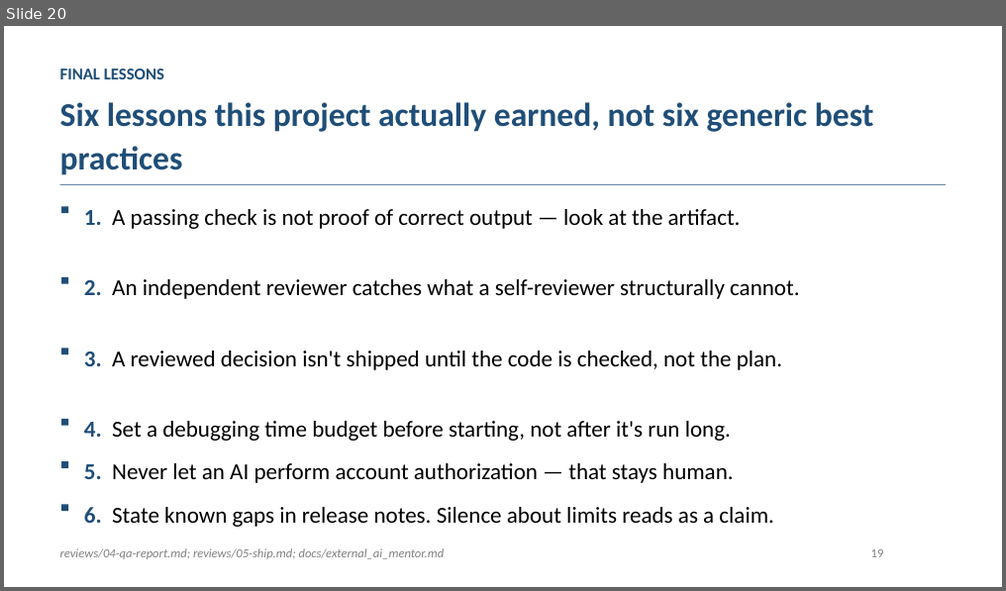
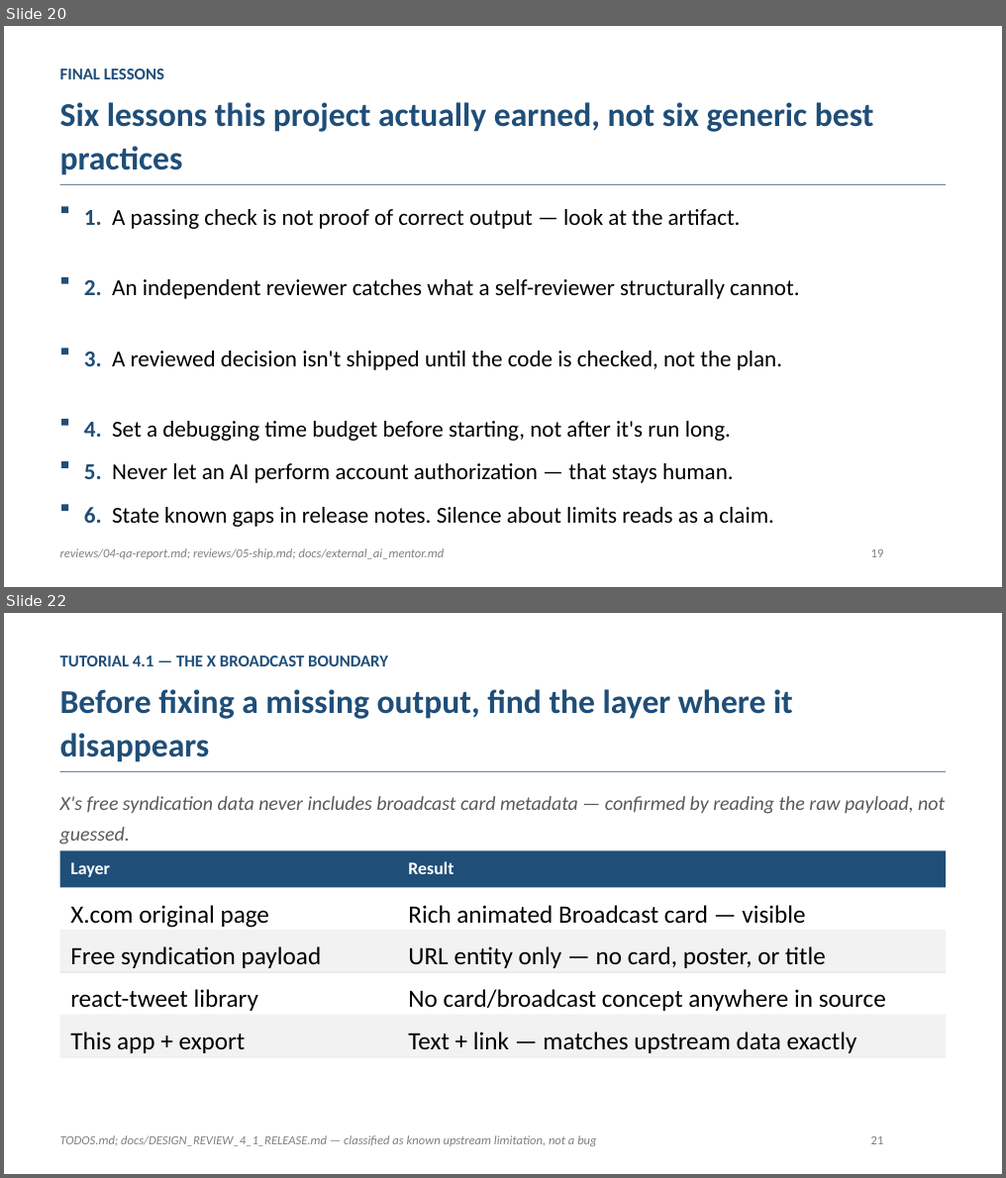
Before and after one commit to mikelix/gstack-tutorial-4-tweet-screenshot-tool, a slide deck: dist/gstack-tutorial-4_EN.pptx. Shown one above the other, each under a label of ours: slide 20 before the commit, slides 20 and 22 after it; the slides between them are not shown. The pictures are 1006x591 and 1006x1178 pixels, drawn with LibreOffice and Linux fonts; fonts in the diff are those of the drawing. Boxes give left, top, right and bottom in pixels: in the first picture for what was removed or moved away, otherwise in the second. Text is boxed around its words. In the diff, an @@ line names an element or a change of style, - is before the commit and + after.

```diff
--- a/dist/gstack-tutorial-4_EN.pptx
+++ b/dist/gstack-tutorial-4_EN.pptx
@@ slide 22 added at [4, 613, 1002, 1174], background #FFFFFF @@
@@ text added at [60, 656, 388, 666], 16 pt, text #1F4E78, bold @@
+TUTORIAL 4.1 — THE X BROADCAST BOUNDARY
@@ text added at [60, 689, 793, 762], 32 pt, text #1F4E78, bold @@
+Before fixing a missing output, find the layer where it disappears
@@ rectangle added at [60, 771, 945, 771], fill #1F4E78 @@
@@ text added at [60, 796, 944, 845], 19 pt, text #595959, italic @@
+X's free syndication data never includes broadcast card metadata — confirmed by reading the raw payload, not guessed.
@@ rectangle added at [60, 851, 945, 888], fill #1F4E78 @@
@@ text added at [70, 862, 110, 877], 17 pt, text #FFFFFF, bold @@
+Layer
@@ text added at [408, 861, 453, 874], 17 pt, text #FFFFFF, bold @@
+Result
@@ text added at [70, 905, 269, 928], 24 pt, text #000000 @@
+X.com original page
@@ text added at [408, 905, 805, 924], 24 pt, text #000000 @@
+Rich animated Broadcast card — visible
@@ rectangle added at [60, 931, 945, 931], fill #D8DEE4 @@
@@ rectangle added at [60, 931, 945, 973], fill #F2F2F2 @@
@@ text added at [70, 947, 322, 968], 24 pt, text #000000 @@
+Free syndication payload
@@ text added at [408, 947, 826, 968], 24 pt, text #000000 @@
+URL entity only — no card, poster, or title
@@ rectangle added at [60, 972, 945, 973], fill #D8DEE4 @@
@@ text added at [70, 989, 258, 1011], 24 pt, text #000000 @@
+react-tweet library
@@ text added at [408, 989, 886, 1011], 24 pt, text #000000 @@
+No card/broadcast concept anywhere in source
@@ rectangle added at [60, 1015, 945, 1016], fill #D8DEE4 @@
@@ rectangle added at [60, 1015, 945, 1058], fill #F2F2F2 @@
@@ rectangle added at [60, 1058, 945, 1059], fill #D8DEE4 @@
@@ text added at [70, 1032, 246, 1054], 24 pt, text #000000 @@
+This app + export
@@ text added at [408, 1032, 857, 1054], 24 pt, text #000000 @@
+Text + link — matches upstream data exactly
@@ text added at [60, 1136, 596, 1147], 12 pt, text #808080, italic @@
+TODOS.md; docs/DESIGN_REVIEW_4_1_RELEASE.md — classified as known upstream limitation, not a bug
@@ text added at [871, 1137, 884, 1145], 12 pt, text #808080 @@
+21
```
Also in this commit, not shown: 3 other slides added, 6 other files.
